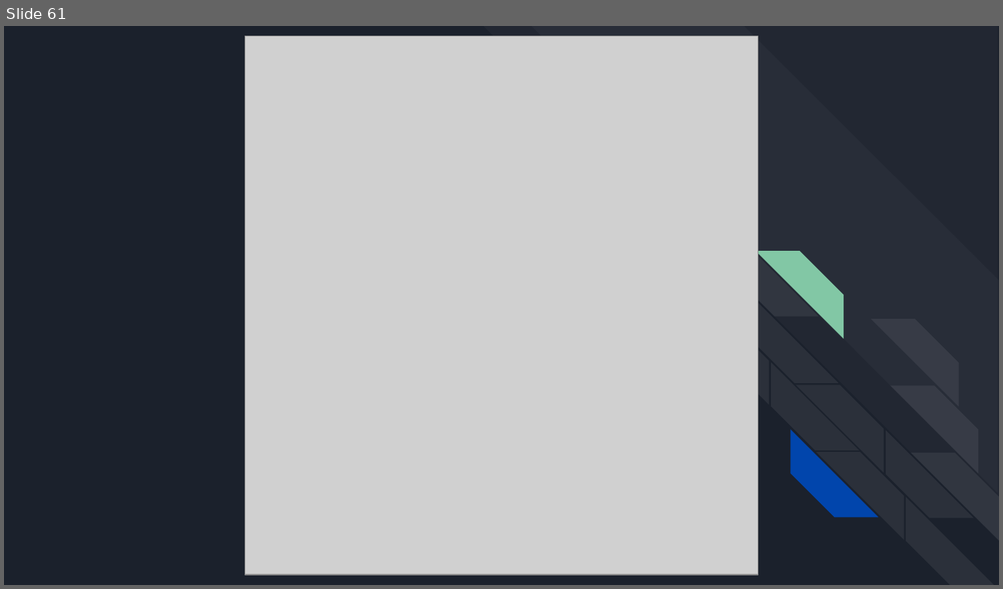
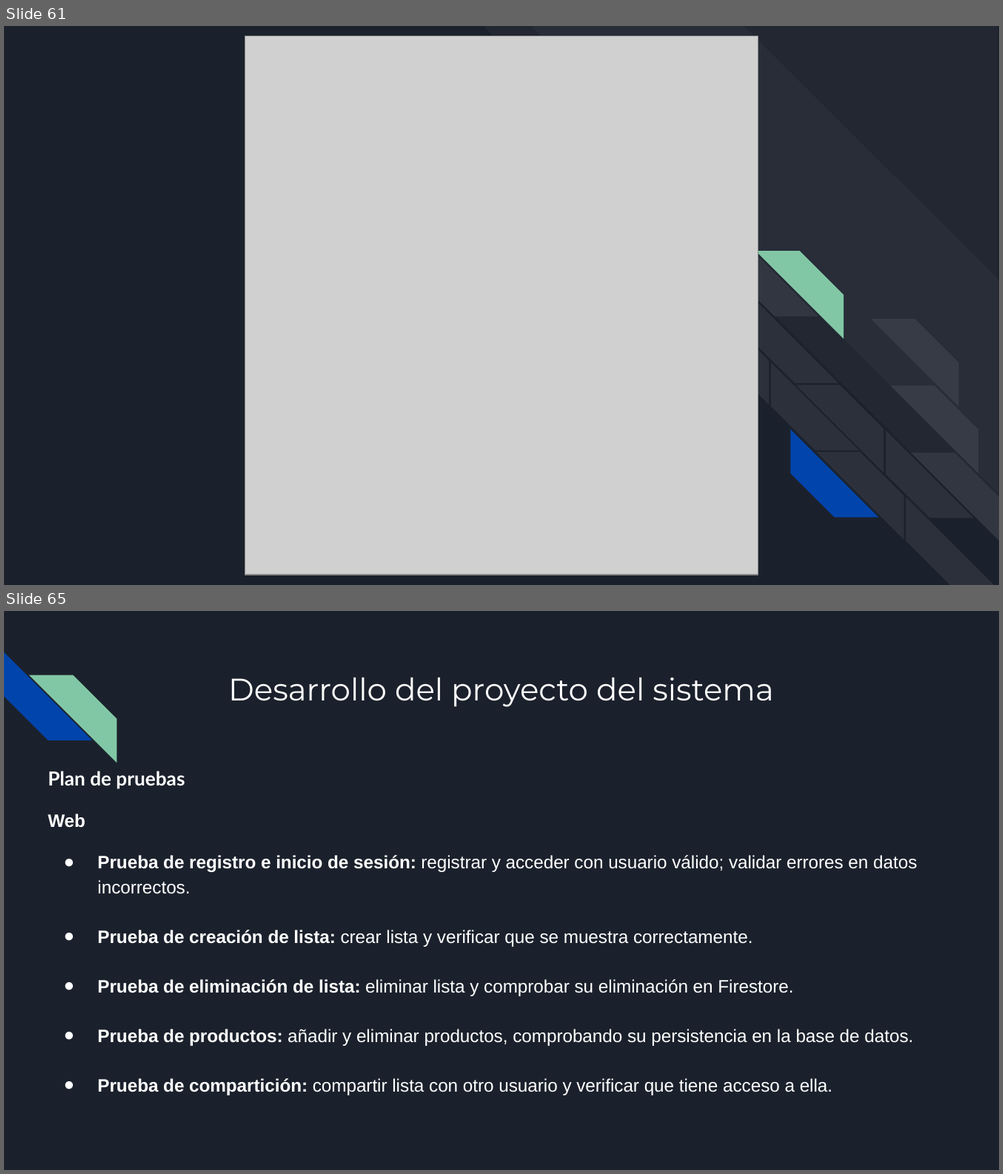
Before and after one commit to Antoniocorser/TFG-Antonio-Cordero, a slide deck: BuyNote.pptx. Shown one above the other, each under a label of ours: slide 61 before the commit, slides 61 and 65 after it; the slides between them are not shown. The pictures are 1003x589 and 1003x1174 pixels, drawn with LibreOffice and Linux fonts; fonts in the diff are those of the drawing; grey boxes stand for pictures. Boxes give left, top, right and bottom in pixels: in the first picture for what was removed or moved away, otherwise in the second. Text is boxed around its words. In the diff, an @@ line names an element or a change of style, - is before the commit and + after.

```diff
--- a/BuyNote.pptx
+++ b/BuyNote.pptx
@@ slide 65 added at (4, 611, 999, 1170), background #1B212C @@
@@ diag stripe added at (4, 652, 91, 741), fill #0145AC @@
@@ diag stripe added at (29, 675, 116, 762), fill #82C7A5 @@
@@ title added at (228, 678, 774, 707), 22.5 pt, text #FFFFFF @@
+Desarrollo del proyecto del sistema
@@ text added at (48, 771, 916, 1096), 13 pt, text #FFFFFF @@
+Plan de pruebas
+Web
+● Prueba de registro e inicio de sesión: registrar y acceder con usuario válido; validar errores en datos incorrectos.
+● Prueba de creación de lista: crear lista y verificar que se muestra correctamente.
+● Prueba de eliminación de lista: eliminar lista y comprobar su eliminación en Firestore.
+● Prueba de productos: añadir y eliminar productos, comprobando su persistencia en la base de datos.
+● Prueba de compartición: compartir lista con otro usuario y verificar que tiene acceso a ella.
```
Also in this commit, not shown: 3 slides changed, 15 other slides added, 1 other file.
